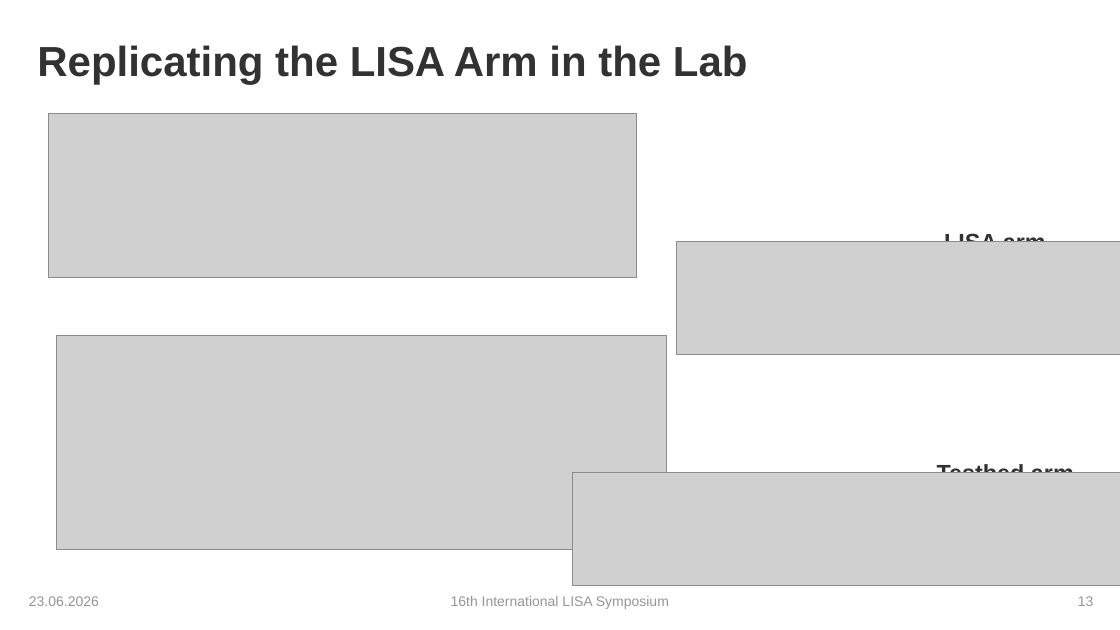
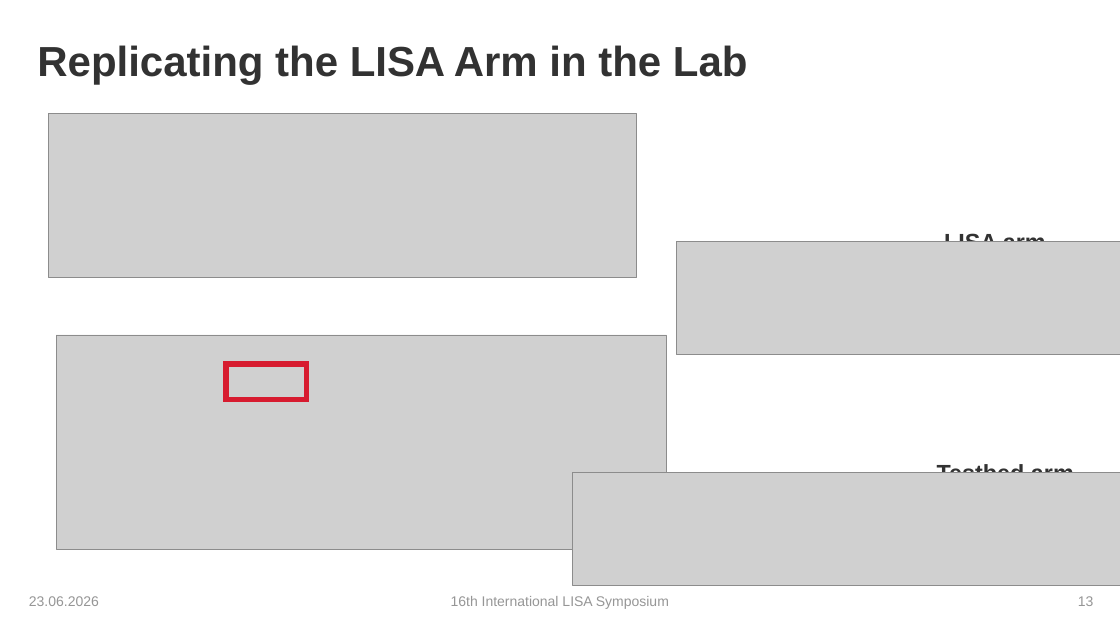
Before and after one commit to karinkruuse/Esitlused, a slide deck: slide 13 of Kruuse_Symposium_2026 - Copy.pptx. Drawn at 1120x630 pixels with LibreOffice and Linux fonts; fonts in the diff are those of the drawing; grey boxes stand for pictures; background and template pictures are left out. Boxes give left, top, right and bottom in pixels: in the first picture for what was removed or moved away, otherwise in the second. Text is boxed around its words. In the diff, an @@ line names an element or a change of style, - is before the commit and + after.

```diff
--- a/Kruuse_Symposium_2026 - Copy.pptx
+++ b/Kruuse_Symposium_2026 - Copy.pptx
@@ rectangle added at (x1=226, y1=364, x2=307, y2=400), outline #D71B2F 4.5 pt @@
```
Also in this commit, not shown: 9 other slides changed.
